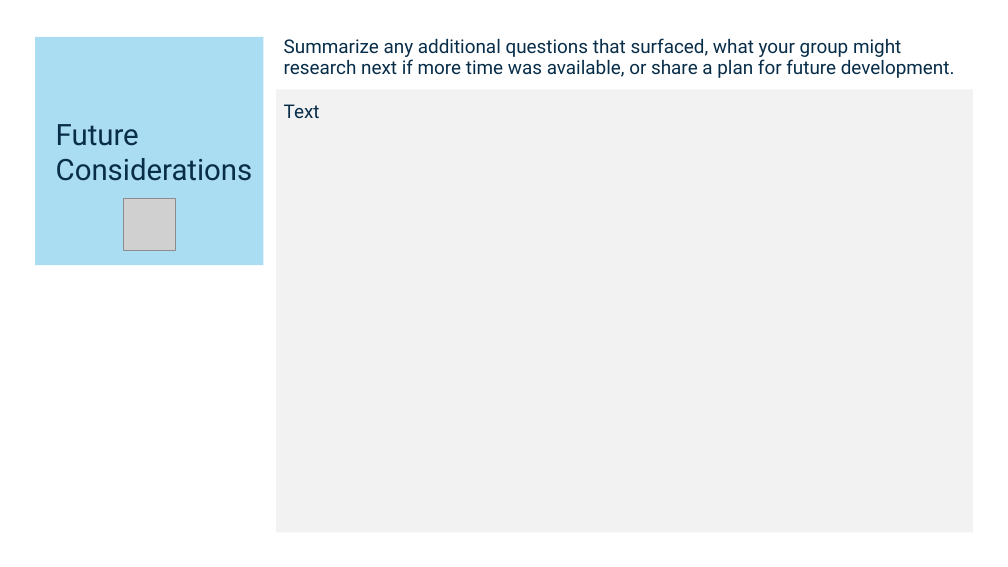
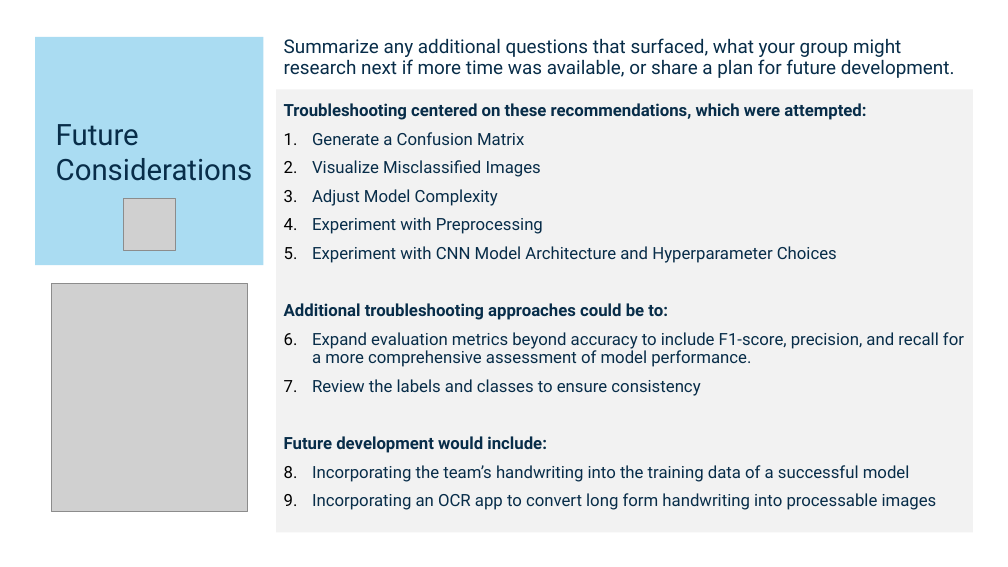
Before and after one commit to shawnfeils/OSU-AIBC-Project-3, a slide deck: slide 11 of AI_Bootcamp_Final_Project_Group_1.pptx. Drawn at 1008x567 pixels with LibreOffice and Linux fonts; fonts in the diff are those of the drawing; grey boxes stand for pictures. Boxes give left, top, right and bottom in pixels: in the first picture for what was removed or moved away, otherwise in the second. Text is boxed around its words. In the diff, an @@ line names an element or a change of style, - is before the commit and + after.

```diff
--- a/AI_Bootcamp_Final_Project_Group_1.pptx
+++ b/AI_Bootcamp_Final_Project_Group_1.pptx
@@ text removed at (284, 104, 320, 118) @@
-Text
@@ text added at (284, 103, 964, 510), 16 pt, text #082D49 @@
+Troubleshooting centered on these recommendations, which were attempted:
+1. Generate a Confusion Matrix
+2. Visualize Misclassified Images
+3. Adjust Model Complexity
+4. Experiment with Preprocessing
+5. Experiment with CNN Model Architecture and Hyperparameter Choices
+Additional troubleshooting approaches could be to:
+1. Expand evaluation metrics beyond accuracy to include F1-score, precision, and recall for a more comprehensive assessment of model performance.
+2. Review the labels and classes to ensure consistency
+Future development would include:
+1. Incorporating the team’s handwriting into the training data of a successful model
+2. Incorporating an OCR app to convert long form handwriting into processable images
@@ picture added at (51, 284, 248, 512) @@
```
Also in this commit, not shown: 9 other slides changed, 1 slide added, 1 slide removed, 6 other files.
